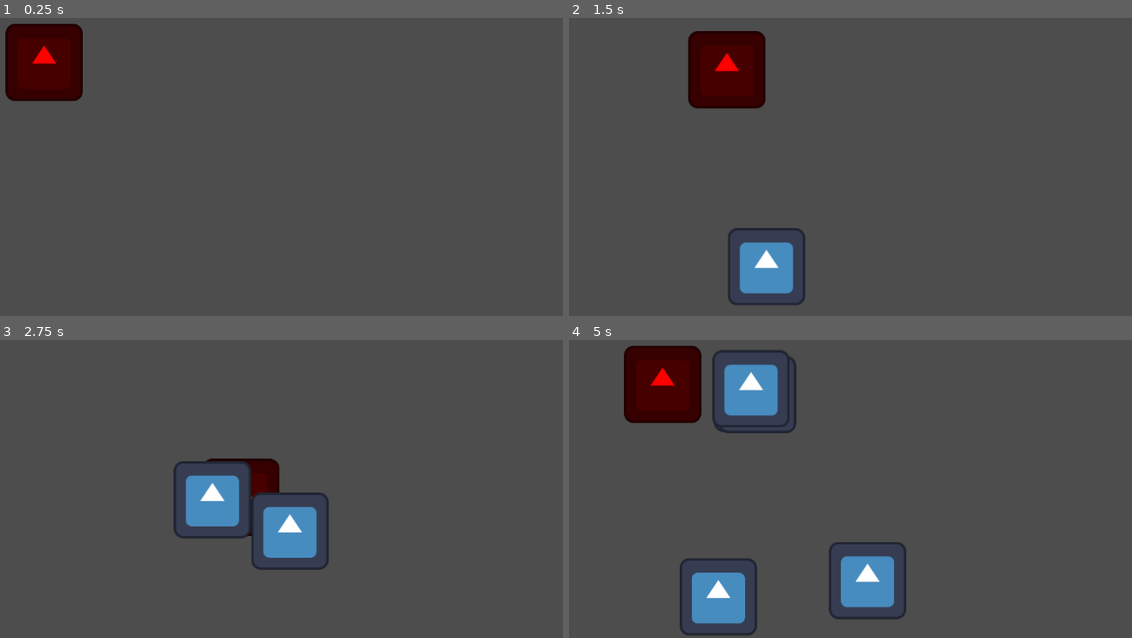
Above: before the commit, frames 1-4 (two rows, left to right).
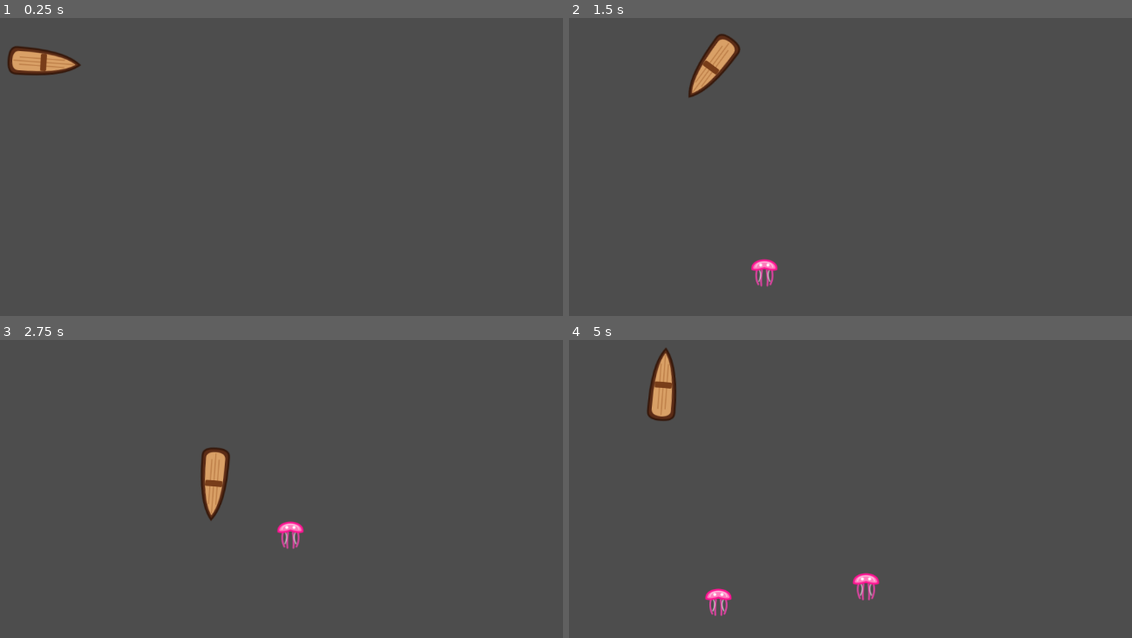
Above: after the commit, the same moments.

Repository: stap1/SCIM
Game: Godot game, scene res://scenes/Main.tscn
The game is run twice, just before and just after one commit, with the same random seed, the same clock (stepped at 60 frames per second) and the same inputs. This scene is started directly instead of the project's main scene. The engine's default icon, where the game draws it, is replaced by a stand-in: a white triangle on a blue panel in a dark square. Sound files missing from this copy of the repository are replaced by a short silence.
Inputs:
- Up to frame 1 (0.25 s): no input
- Up to frame 2 (1.5 s): tap Enter at 0.5 s; hold Right 0.53-1.28 s; hold Down from 1.28 s (still down)
- Up to frame 3 (2.75 s): release Down at 2.03 s; hold Right from 2.03 s (still down)
- Up to frame 4 (5 s): release Right at 2.78 s; hold Up 2.78-3.53 s; hold Left from 3.53 s (still down)

The runs differ from the first frame. In frame 1, 3.5% of the frame differs, in the area x 0-15%, y 2-28%; in frame 2, 5.7%; in frame 3, 5.3%; in frame 4, 10%, in the area x 9-60%, y 2-100%.

Commit message:
Fix: Naprawa poruszania łodzi, systemu walki i dodanie audio
- Poprawiono skrypty boat.gd oraz harpoon.gd (usunięto błędy składniowe).
- Dodano płynne, mobilne sterowanie łodzią oraz automatyczne obracanie kadłuba.
- Dodano i skonfigurowano strefy kolizji (CollisionShape2D) dla meduz i harpunów.
- Zaimportowano grafiki SVG dla łodzi, meduz i pocisków.
- Podpięto efekty dźwiękowe (SFX) dla wystrzału, spawnu wrogów oraz trafienia."

Diff:
--- /dev/null
+++ b/assets/harpun.svg.svg
@@ -0,0 +1,6 @@
+<svg xmlns="http://www.w3.org/2000/svg" viewBox="0 0 16 64" width="16" height="64">
+  <rect x="6.5" y="25" width="3" height="35" fill="#8b5a2b" rx="1"/>
+  <rect x="5.5" y="20" width="5" height="6" fill="#708090"/>
+  <path d="M 8,2 L 14,14 L 11,15 L 13,20 L 3,20 L 5,15 L 2,14 Z" fill="#e6e6fa" stroke="#708090" stroke-width="1"/>
+  <path d="M 8,4 L 11,13 L 8,14 Z" fill="#ffffff" opacity="0.4"/>
+</svg>
--- /dev/null
+++ b/assets/lodz.svg.svg
@@ -0,0 +1,8 @@
+<svg xmlns="http://www.w3.org/2000/svg" viewBox="0 0 64 128" width="64" height="128">
+  <path d="M 32,5 C 48,25 54,60 54,110 C 54,120 45,123 32,123 C 19,123 10,120 10,110 C 10,60 16,25 32,5 Z" fill="#5c2c16" stroke="#36190c" stroke-width="3"/>
+  <path d="M 32,12 C 44,30 48,60 48,106 C 48,114 41,117 32,117 C 23,117 16,114 16,106 C 16,60 20,30 32,12 Z" fill="#d9a066"/>
+  <line x1="26" y1="30" x2="26" y2="105" stroke="#b87843" stroke-width="1.5"/>
+  <line x1="32" y1="15" x2="32" y2="115" stroke="#b87843" stroke-width="1.5"/>
+  <line x1="38" y1="30" x2="38" y2="105" stroke="#b87843" stroke-width="1.5"/>
+  <rect x="18" y="60" width="28" height="10" fill="#783d19" rx="2"/>
+</svg>
--- /dev/null
+++ b/assets/meduza.svg.svg
@@ -0,0 +1,8 @@
+<svg xmlns="http://www.w3.org/2000/svg" viewBox="0 0 64 64" width="64" height="64">
+  <path d="M 20,35 Q 16,48 22,60 M 28,37 Q 26,50 27,62 M 36,37 Q 38,50 37,62 M 44,35 Q 48,48 42,60" fill="none" stroke="#ff41b4" stroke-width="3" stroke-linecap="round" opacity="0.8"/>
+  <path d="M 24,37 Q 28,45 23,55 M 40,37 Q 36,45 41,55" fill="none" stroke="#ffffff" stroke-width="2" stroke-linecap="round" opacity="0.6"/>
+  <path d="M 12,35 C 10,15 54,15 52,35 C 45,38 32,33 32,33 C 32,33 19,38 12,35 Z" fill="#ff7bbd" stroke="#ff1493" stroke-width="3"/>
+  <path d="M 18,32 C 18,20 46,20 46,32" fill="none" stroke="#ffffff" stroke-width="2" opacity="0.5"/>
+  <circle cx="26" cy="28" r="2.5" fill="#ffffff"/>
+  <circle cx="38" cy="28" r="2.5" fill="#ffffff"/>
+</svg>
--- a/scenes/enemies/enemy.tscn
+++ b/scenes/enemies/enemy.tscn
@@ -1,29 +1,30 @@
 [gd_scene format=3 uid="uid://djphki8cb53y5"]
 
-[ext_resource type="Texture2D" uid="uid://lo573ehi77hb" path="res://icon.svg" id="1_3gvst"]
 [ext_resource type="Script" uid="uid://dfe0lpyyf6k0f" path="res://scripts/systems/enemy.gd" id="1_55jtl"]
-[ext_resource type="AudioStream" uid="uid://4bei2b8x5mkc" path="res://audio/sfx/enemy_spawn.wav" id="3_mpr68"]
+[ext_resource type="Texture2D" uid="uid://cv3g65vi1x0l7" path="res://assets/meduza.svg.svg" id="2_fcftc"]
+[ext_resource type="AudioStream" uid="uid://diwck84uylbh6" path="res://audio/sfx/FSFoley_Water_Drop_fx_BANDLAB.wav" id="4_fcftc"]
 [ext_resource type="AudioStream" uid="uid://cjyi7y5clel00" path="res://audio/sfx/enemy_death.wav" id="4_ft8do"]
 
-[sub_resource type="RectangleShape2D" id="RectangleShape2D_55jtl"]
-size = Vector2(129, 128)
+[sub_resource type="CapsuleShape2D" id="CapsuleShape2D_fcftc"]
+height = 48.015015
 
 [node name="Enemy" type="Area2D" unique_id=1292791154]
 position = Vector2(583, 340)
 script = ExtResource("1_55jtl")
 
 [node name="Sprite2D" type="Sprite2D" parent="." unique_id=1647845648]
-texture = ExtResource("1_3gvst")
+texture = ExtResource("2_fcftc")
 
 [node name="CollisionShape2D" type="CollisionShape2D" parent="." unique_id=1471852766]
-position = Vector2(-1, 0)
-shape = SubResource("RectangleShape2D_55jtl")
-
-[node name="SpawnSound" type="AudioStreamPlayer2D" parent="." unique_id=1870052202]
-stream = ExtResource("3_mpr68")
-volume_db = -6.218
+position = Vector2(-1, -3)
+rotation = -1.5952309
+skew = 0.034906585
+shape = SubResource("CapsuleShape2D_fcftc")
 
 [node name="DeathSound" type="AudioStreamPlayer2D" parent="." unique_id=1348671678]
 stream = ExtResource("4_ft8do")
 volume_db = -19.925
 pitch_scale = 0.53
+
+[node name="SpawnSound" type="AudioStreamPlayer2D" parent="." unique_id=904171346]
+stream = ExtResource("4_fcftc")
--- a/scenes/player/boat.tscn
+++ b/scenes/player/boat.tscn
@@ -1,7 +1,8 @@
 [gd_scene format=3 uid="uid://df7rbwsa6d6ec"]
 
-[ext_resource type="Texture2D" uid="uid://lo573ehi77hb" path="res://icon.svg" id="1_stvsh"]
 [ext_resource type="Script" uid="uid://cb28khn2ubxbc" path="res://scripts/player/boat.gd" id="1_webh6"]
+[ext_resource type="Texture2D" uid="uid://blsotf7ntv08v" path="res://assets/lodz.svg.svg" id="2_webh6"]
+[ext_resource type="AudioStream" uid="uid://bdatr0e725hkj" path="res://audio/sfx/GameFX_Shoot_01_fx_BANDLAB.wav" id="3_km2v0"]
 
 [sub_resource type="CircleShape2D" id="CircleShape2D_webh6"]
 
@@ -9,11 +10,21 @@
 script = ExtResource("1_webh6")
 
 [node name="Sprite2D" type="Sprite2D" parent="." unique_id=703452449]
-modulate = Color(1, 0, 0, 1)
-texture = ExtResource("1_stvsh")
+rotation = 1.6458455
+texture = ExtResource("2_webh6")
 
 [node name="CollisionShape2D" type="CollisionShape2D" parent="." unique_id=387997369]
 shape = SubResource("CircleShape2D_webh6")
 
 [node name="Camera2D" type="Camera2D" parent="." unique_id=1395656772]
+visible = false
 enabled = false
+
+[node name="WeaponTimer" type="Timer" parent="." unique_id=1529080301]
+wait_time = 1.5
+autostart = true
+
+[node name="ShootSound" type="AudioStreamPlayer2D" parent="." unique_id=1704533202]
+stream = ExtResource("3_km2v0")
+
+[connection signal="timeout" from="WeaponTimer" to="." method="_on_weapon_timer_timeout"]
--- /dev/null
+++ b/scenes/weapons/harpoon.tscn
@@ -0,0 +1,19 @@
+[gd_scene format=3 uid="uid://py5af316w0ij"]
+
+[ext_resource type="Script" uid="uid://6xarv0ubvasw" path="res://scripts/weapons/harpoon.gd" id="1_uumnc"]
+[ext_resource type="Texture2D" uid="uid://dwav8pccjvlxl" path="res://assets/harpun.svg.svg" id="2_gqujv"]
+[ext_resource type="AudioStream" uid="uid://bdatr0e725hkj" path="res://audio/sfx/GameFX_Shoot_01_fx_BANDLAB.wav" id="3_hmf5e"]
+
+[sub_resource type="CapsuleShape2D" id="CapsuleShape2D_gqujv"]
+
+[node name="Harpoon" type="Area2D" unique_id=1296864370]
+script = ExtResource("1_uumnc")
+
+[node name="Sprite2D" type="Sprite2D" parent="." unique_id=302299529]
+texture = ExtResource("2_gqujv")
+
+[node name="CollisionShape2D" type="CollisionShape2D" parent="." unique_id=327204468]
+shape = SubResource("CapsuleShape2D_gqujv")
+
+[node name="AudioStreamPlayer2D" type="AudioStreamPlayer2D" parent="." unique_id=1941439324]
+stream = ExtResource("3_hmf5e")
--- a/scripts/player/boat.gd
+++ b/scripts/player/boat.gd
@@ -1,25 +1,36 @@
 extends CharacterBody2D
 
-@export var max_speed: float = 250.0
-@export var acceleration: float = 800.0
-@export var friction: float = 600.0
+@export var max_speed: float = 220.0     # Zmniejszamy prędkość maksymalną, żeby łatwiej było panować nad łodzią
+@export var acceleration: float = 600.0  # Zwiększamy przyspieszenie – łódź szybciej reaguje na kliknięcie i nie muli na starcie
+@export var friction: float = 700.0      # Dużo większe hamowanie! Teraz łódź szybciej się zatrzymuje i mniej "driftuje" na wodzie
+@export var rotation_speed: float = 5.0  # Trochę wolniejszy obrót kadłuba, żeby nie kręciła się jak szalona
+
+var harpoon_scene = preload("res://scenes/weapons/harpoon.tscn")
+
+@onready var weapon_timer: Timer = $WeaponTimer
+# NOWE: Odniesienie do głośnika z dźwiękiem wystrzału w drzewie węzłów łodzi
+@onready var shoot_sound: AudioStreamPlayer2D = $ShootSound
 
 func _ready() -> void:
-	# Rejestrujemy łódź w grupie "player" wg specyfikacji, żeby wrogowie nas znaleźli
 	add_to_group("player")
+	if weapon_timer:
+		if weapon_timer.timeout.is_connected(_on_weapon_timer_timeout):
+			weapon_timer.timeout.disconnect(_on_weapon_timer_timeout)
+		weapon_timer.timeout.connect(_on_weapon_timer_timeout)
 
 func _physics_process(delta: float) -> void:
-	# Zabezpieczenie przed ruchem w menu lub pauzie
-	if GameState.is_paused or GameState.is_game_over:
-		return
-
 	_handle_movement(delta)
 	move_and_slide()
 
+	# PŁYNNE I MOBILNE OBRACANIE KADŁUBA:
+	# Jeśli łódź płynie, to zamiast natychmiastowego obrotu, używamy lerp_angle(),
+	# co daje piękny, płynny efekt skręcania łodzi na wodzie!
+	if velocity.length() > 10: # sprawdzamy czy na pewno płynie, a nie lekko drży
+		var target_angle = velocity.angle() + PI/2
+		rotation = rotate_toward(rotation, target_angle, rotation_speed * delta)
+
 func _handle_movement(delta: float) -> void:
-	# PANCERNY TEST: Czytamy fizyczne strzałki i WASD na sztywno z klawiatury!
 	var input_dir = Vector2.ZERO
-
 	if Input.is_key_pressed(KEY_RIGHT) or Input.is_key_pressed(KEY_D):
 		input_dir.x += 1
 	if Input.is_key_pressed(KEY_LEFT) or Input.is_key_pressed(KEY_A):
@@ -31,7 +42,37 @@
 
 	input_dir = input_dir.normalized()
 
+	# Płynne rozpędzanie i hamowanie na wodzie
 	if input_dir.length() > 0:
 		velocity = velocity.move_toward(input_dir * max_speed, acceleration * delta)
 	else:
 		velocity = velocity.move_toward(Vector2.ZERO, friction * delta)
+
+func _on_weapon_timer_timeout() -> void:
+	var enemies = get_tree().get_nodes_in_group("enemies")
+	if enemies.size() == 0:
+		return
+
+	var closest_enemy = enemies[0]
+	var min_distance = global_position.distance_to(closest_enemy.global_position)
+
+	for enemy in enemies:
+		var dist = global_position.distance_to(enemy.global_position)
+		if dist < min_distance:
+			min_distance = dist
+			closest_enemy = enemy
+
+	_shoot_at(closest_enemy.global_position)
+
+func _shoot_at(target_position: Vector2) -> void:
+	var harpoon = harpoon_scene.instantiate()
+	get_parent().add_child(harpoon)
+	harpoon.global_position = global_position
+
+	var shoot_dir = (target_position - global_position).normalized()
+	harpoon.direction = shoot_dir
+	harpoon.rotation = shoot_dir.angle() + PI/2
+
+	# NOWE: Odpalenie dźwięku wystrzału z harpunu!
+	if shoot_sound:
+		shoot_sound.play()
--- a/scripts/systems/enemy.gd
+++ b/scripts/systems/enemy.gd
@@ -4,6 +4,9 @@
 var player_node = null
 
 func _ready():
+	# OTO TA BRAKUJĄCA LINIJKA – wrzucamy meduzę do grupy, żeby łódź ją widziała:
+	add_to_group("enemies")
+
 	# Szukamy nowej łodzi bezpiecznie przez Grupę "player"
 	player_node = get_tree().get_first_node_in_group("player")
 
--- /dev/null
+++ b/scripts/weapons/harpoon.gd
@@ -0,0 +1,51 @@
+extends Area2D
+
+@export var speed: float = 400.0
+@export var damage: float = 1.0
+
+var direction: Vector2 = Vector2.ZERO
+
+# NOWE: Referencja do głośnika z dźwiękiem trafienia w meduzę
+@onready var hit_sound: AudioStreamPlayer2D = $HitSound
+
+func _ready() -> void:
+	area_entered.connect(_on_any_collision)
+	body_entered.connect(_on_any_collision)
+
+	# Jeśli w nic nie trafi, harpun sam zniknie po 3 sekundach
+	await get_tree().create_timer(3.0).timeout
+	# Zabezpieczenie: jeśli harpun właśnie odtwarza dźwięk trafienia, nie usuwamy go przedwcześnie
+	if hit_sound and not hit_sound.playing:
+		queue_free()
+
+func _physics_process(delta: float) -> void:
+	if direction != Vector2.ZERO:
+		position += direction * speed * delta
+
+# TUTAJ WSKAKUJE TA FUNKCJA Z DŹWIĘKIEM ŚMIERCI:
+func _on_any_collision(something: Node) -> void:
+	print("!!! KONTROLNY ALERT: Harpun fizycznie czegoś dotknął: ", something.name)
+
+	var enemy_node = null
+	if something.has_method("die"):
+		enemy_node = something
+	elif something.get_parent() and something.get_parent().has_method("die"):
+		enemy_node = something.get_parent()
+
+	if enemy_node:
+		# 1. Odpalamy dźwięk śmierci meduzy z poziomu harpuna
+		if hit_sound:
+			hit_sound.play()
+
+		# 2. Zabijamy meduzę
+		enemy_node.die()
+
+		# 3. Ukrywamy harpun i wyłączamy mu kolizje, żeby nie uderzył w nic dwa razy
+		visible = false
+		set_deferred("monitoring", false)
+		set_deferred("monitorable", false)
+
+		# 4. Czekamy, aż dźwięk skończy się odtwarzać, zanim skasujemy harpun z pamięci
+		if hit_sound:
+			await hit_sound.finished
+		queue_free()
Not shown, added: assets/harpun.svg.svg.import
Not shown, added: assets/lodz.svg.svg.import
Not shown, added: assets/meduza.svg.svg.import
Not shown, added: audio/sfx/FSFoley_Water_Drop_fx_BANDLAB.wav.import
Not shown, added: audio/sfx/GameFX_Shoot_01_fx_BANDLAB.wav.import
Not shown, added: scripts/weapons/harpoon.gd.uid
Not shown, added: audio/sfx/FSFoley_Water_Drop_fx_BANDLAB.wav
Not shown, added: audio/sfx/GameFX_Shoot_01_fx_BANDLAB.wav
